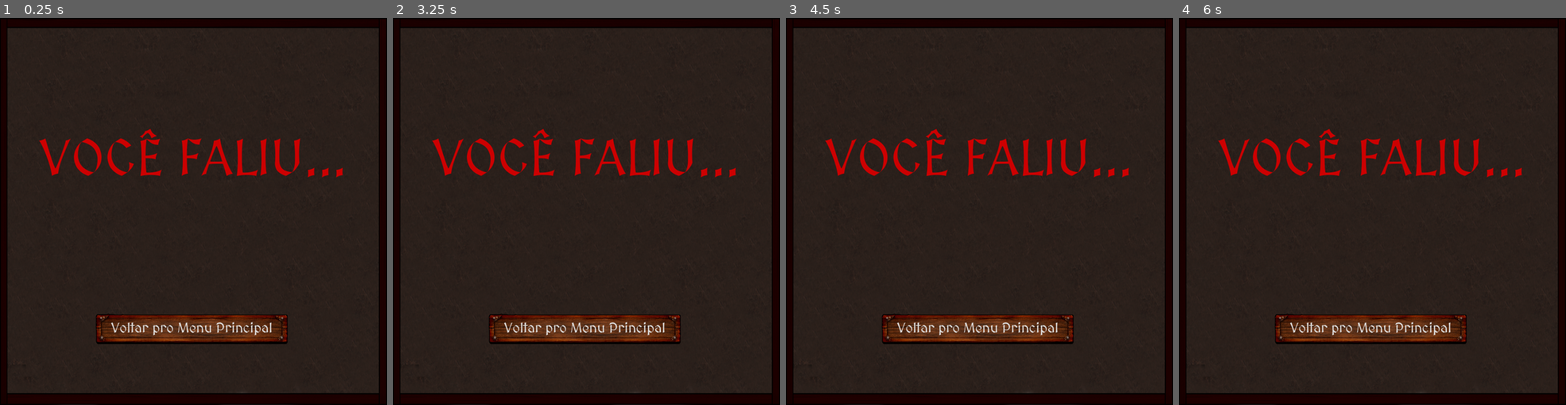
Above: before the commit, frames 1-4 (left to right).
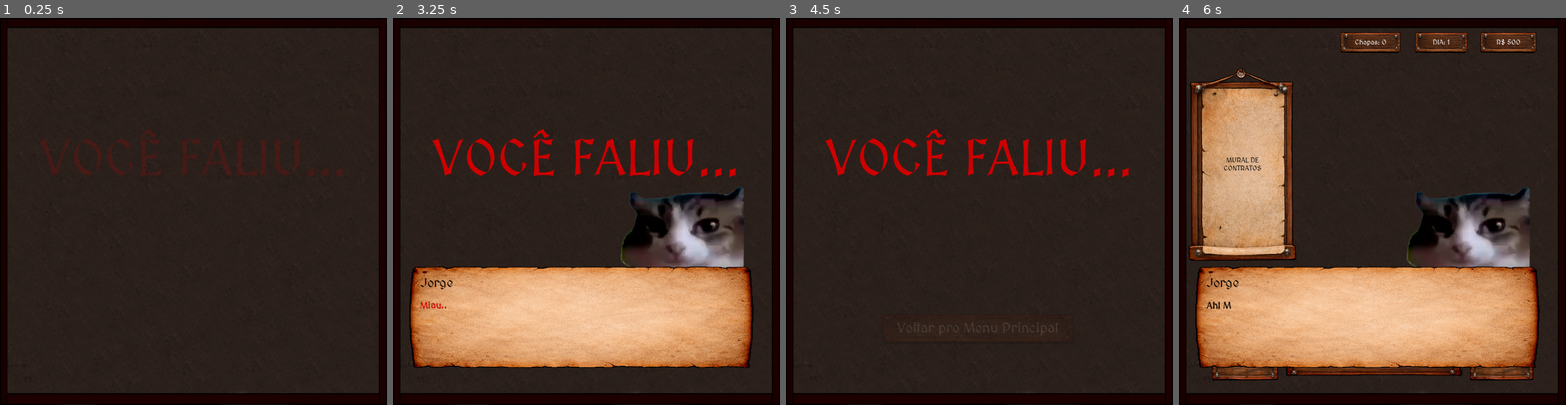
Above: after the commit, the same moments.

Repository: VitaumOS/Jogo_IC-Godot
Game: Godot game, scene res://scene/GameOver.tscn
Two runs of this game, one before a commit and one after it. Both use one fixed random seed, a clock stepped at 60 frames per second and the inputs below. This scene is started directly instead of the project's main scene.
Inputs (mouse positions are in pixels of both pictures, inside the frame that each line leads up to):
- Up to frame 1 (0.25 s): no input
- Up to frame 2 (3.25 s): click (586, 327) at 0.5 s, where only the run before the commit has a clickable "Voltar pro Menu Principal"; move the mouse to (671, 192) at 1.27 s; click (671, 192) at 1.42 s; move the mouse to (509, 230) at 2.02 s; click (509, 230) at 2.17 s; move the mouse to (625, 126) at 2.77 s; click (625, 126) at 2.92 s
- Up to frame 3 (4.5 s): move the mouse to (960, 288) at 3.52 s; click (960, 288) at 3.67 s; move the mouse to (1095, 269) at 4.27 s; click (1095, 269) at 4.42 s
- Up to frame 4 (6 s): click "Voltar pro Menu Principal" at 5 s; click (1372, 254) at 5.75 s, where only the run after the commit has a clickable "Iniciar Jogo"

The runs differ from the first frame. In frame 1, 5.5% of the frame differs, in the area x 10-89%, y 28-85%; in frame 2, 27%; in frame 3, 3.3%; in frame 4, 44%, in the area x 2-94%, y 3-94%.

Commit message:
Atualização: Tela de Game Over
Adicionei uma tela de game over pro jogo e coloquei algumas mudanças fundamentais nos contratos e loja

Diff:
--- a/scene/Card_Contratos.tscn
+++ b/scene/Card_Contratos.tscn
@@ -23,13 +23,13 @@
 
 [node name="Nome" type="Label" parent="Margin/VBox" unique_id=146723028]
 layout_mode = 2
-theme_override_font_sizes/font_size = 22
+theme_override_font_sizes/font_size = 26
 text = "📜"
 horizontal_alignment = 1
 
 [node name="Demanda" type="Label" parent="Margin/VBox" unique_id=2068101297]
 layout_mode = 2
-theme_override_font_sizes/font_size = 14
+theme_override_font_sizes/font_size = 18
 text = "Pedido:"
 horizontal_alignment = 1
 autowrap_mode = 3
@@ -37,12 +37,13 @@
 [node name="Valor" type="Label" parent="Margin/VBox" unique_id=1952062046]
 modulate = Color(0, 1, 0.7294118, 1)
 layout_mode = 2
-theme_override_font_sizes/font_size = 16
+theme_override_font_sizes/font_size = 22
 text = "Pagamento: R$"
 horizontal_alignment = 1
 
 [node name="Btn" type="Button" parent="Margin/VBox" unique_id=678981136]
 custom_minimum_size = Vector2(0, 45)
 layout_mode = 2
+theme_override_font_sizes/font_size = 31
 theme_override_styles/normal = ExtResource("2_n6ot5")
 text = "Aceitar Contrato"
--- a/scene/Cena_Card_Loja.tscn
+++ b/scene/Cena_Card_Loja.tscn
@@ -42,5 +42,4 @@
 
 [node name="Label" type="Label" parent="HBox/VInfo" unique_id=1266618805]
 layout_mode = 2
-text = "Item"
 horizontal_alignment = 1
--- a/scene/Cena_Loja.tscn
+++ b/scene/Cena_Loja.tscn
@@ -45,6 +45,7 @@
 layout_mode = 2
 
 [node name="Card" parent="UI/ScrollContainer/VBoxItens" unique_id=286221418 instance=ExtResource("4_4qugu")]
+visible = false
 layout_mode = 2
 
 [node name="PainelChapas" type="Node2D" parent="UI" unique_id=687913666]
--- a/scene/Cena_contratos.tscn
+++ b/scene/Cena_contratos.tscn
@@ -32,6 +32,7 @@
 offset_top = 32.0
 offset_right = 819.0
 offset_bottom = 64.0
+theme_override_font_sizes/font_size = 22
 theme_override_styles/normal = ExtResource("3_yji0f")
 text = "Carteira: R$ %d"
 horizontal_alignment = 1
@@ -56,6 +57,7 @@
 offset_top = 32.0
 offset_right = 157.0
 offset_bottom = 65.0
+theme_override_font_sizes/font_size = 22
 theme_override_styles/normal = ExtResource("3_yji0f")
 text = "Voltar ao jogo"
 
--- a/scene/GameOver.tscn
+++ b/scene/GameOver.tscn
@@ -1,12 +1,14 @@
 [gd_scene format=3 uid="uid://dm76hbonk5i8a"]
 
 [ext_resource type="Texture2D" uid="uid://cx1kycxphclcy" path="res://images/background.png" id="1_tbok3"]
+[ext_resource type="Script" uid="uid://bbpyvdto8o8eg" path="res://script/GameOver.gd" id="1_u7gfx"]
 [ext_resource type="StyleBox" uid="uid://c1laj21bixtl" path="res://modelos/modelo_botao_2.tres" id="2_vq0q6"]
 [ext_resource type="PackedScene" uid="uid://dnci0t7lpn3u5" path="res://scene/SistemaDialogo.tscn" id="3_vq0q6"]
 
 [node name="GameOver" type="Control" unique_id=2075479652]
 layout_mode = 3
 anchors_preset = 0
+script = ExtResource("1_u7gfx")
 
 [node name="Background" type="TextureRect" parent="." unique_id=1315591185]
 layout_mode = 0
@@ -15,7 +17,7 @@
 texture = ExtResource("1_tbok3")
 expand_mode = 1
 
-[node name="Label" type="Label" parent="." unique_id=342653777]
+[node name="TituloFaliu" type="Label" parent="." unique_id=342653777]
 layout_mode = 0
 offset_left = 1.0
 offset_top = 231.0
@@ -28,7 +30,7 @@
 horizontal_alignment = 1
 vertical_alignment = 1
 
-[node name="Button" type="Button" parent="." unique_id=618037606]
+[node name="BtnVoltar" type="Button" parent="." unique_id=618037606]
 layout_mode = 0
 offset_left = 208.0
 offset_top = 696.0
@@ -39,3 +41,5 @@
 text = "Voltar pro Menu Principal"
 
 [node name="SistemaDialogo" parent="." unique_id=477801998 instance=ExtResource("3_vq0q6")]
+
+[connection signal="pressed" from="BtnVoltar" to="." method="_on_btn_voltar_pressed"]
--- /dev/null
+++ b/script/GameOver.gd
@@ -0,0 +1,50 @@
+extends Control
+
+@onready var titulo_faliu = $TituloFaliu # O Label com "Você faliu..."
+@onready var btn_voltar = $BtnVoltar     # Botão para voltar ao menu
+
+func _ready():
+	# Inicializa o estado visual
+	titulo_faliu.modulate.a = 0
+	btn_voltar.visible = false
+	btn_voltar.disabled = true
+
+	_sequencia_game_over()
+
+func _sequencia_game_over():
+	create_tween().tween_property(titulo_faliu, "modulate:a", 1.0, 1.5)
+	await get_tree().create_timer(3.0).timeout
+
+	var fala_derrota = [
+		{
+			"nome": "Jorge",
+			"texto": "[shake rate=20 level=10][color=red]Miau... deu tudo errado![/color][/shake] O Mestre Gato vai me transformar em um tapete quando vir esse saldo de [b]R$ %d[/b]!" % Global.dinheiro,
+			"retrato": load("res://Sprite/gatinhos/NekoJorge.png")
+		}
+	]
+
+	var sistema_dialogo = get_tree().root.find_child("SistemaDialogo", true, false)
+
+	if sistema_dialogo:
+		sistema_dialogo.iniciar_dialogo(fala_derrota)
+		sistema_dialogo.dialogo_encerrado.connect(_mostrar_botao_final, CONNECT_ONE_SHOT)
+	else:
+		_mostrar_botao_final()
+
+func _mostrar_botao_final():
+	btn_voltar.visible = true
+	btn_voltar.disabled = false
+	# Um pequeno fade in no botão para não aparecer do nada
+	var tween = create_tween()
+	btn_voltar.modulate.a = 0
+	tween.tween_property(btn_voltar, "modulate:a", 1.0, 0.5)
+
+func _on_btn_voltar_pressed():
+	# Reset dos dados globais antes de voltar
+	Global.dinheiro = 500
+	Global.dia_atual = 1
+	Global.estoque_chapas = 0
+	Global.contrato_ativo = null
+	Global.contratos_concluidos.clear()
+
+	get_tree().change_scene_to_file("res://scene/Telainicial.tscn")
--- a/script/Loja.gd
+++ b/script/Loja.gd
@@ -39,16 +39,15 @@
 	for c in container_itens.get_children(): c.queue_free()
 	for item in Global.padroes_na_loja:
 		var card = cena_card.instantiate()
+		container_itens.add_child(card)
 		var p_hbox = card.find_child("Control2").find_child("Visualizador_Padrao")
-
 		_renderizar_previa_no_card(p_hbox, item.composicao);
 
 		card.find_child("Label").text = item.nome
 		var btn = card.find_child("Button"); btn.text = "Comprar (R$ %d)" % item.preco
-
 		if _ja_possui(item): btn.disabled = true; btn.text = "Adquirido"
 		btn.pressed.connect(func(): _tentar_comprar(item, btn))
-		container_itens.add_child(card)
+
 
 ## Desenha as miniaturas das peças dentro do card da loja
 func _renderizar_previa_no_card(container: HBoxContainer, comp: Array):
Not shown, added: script/GameOver.gd.uid
